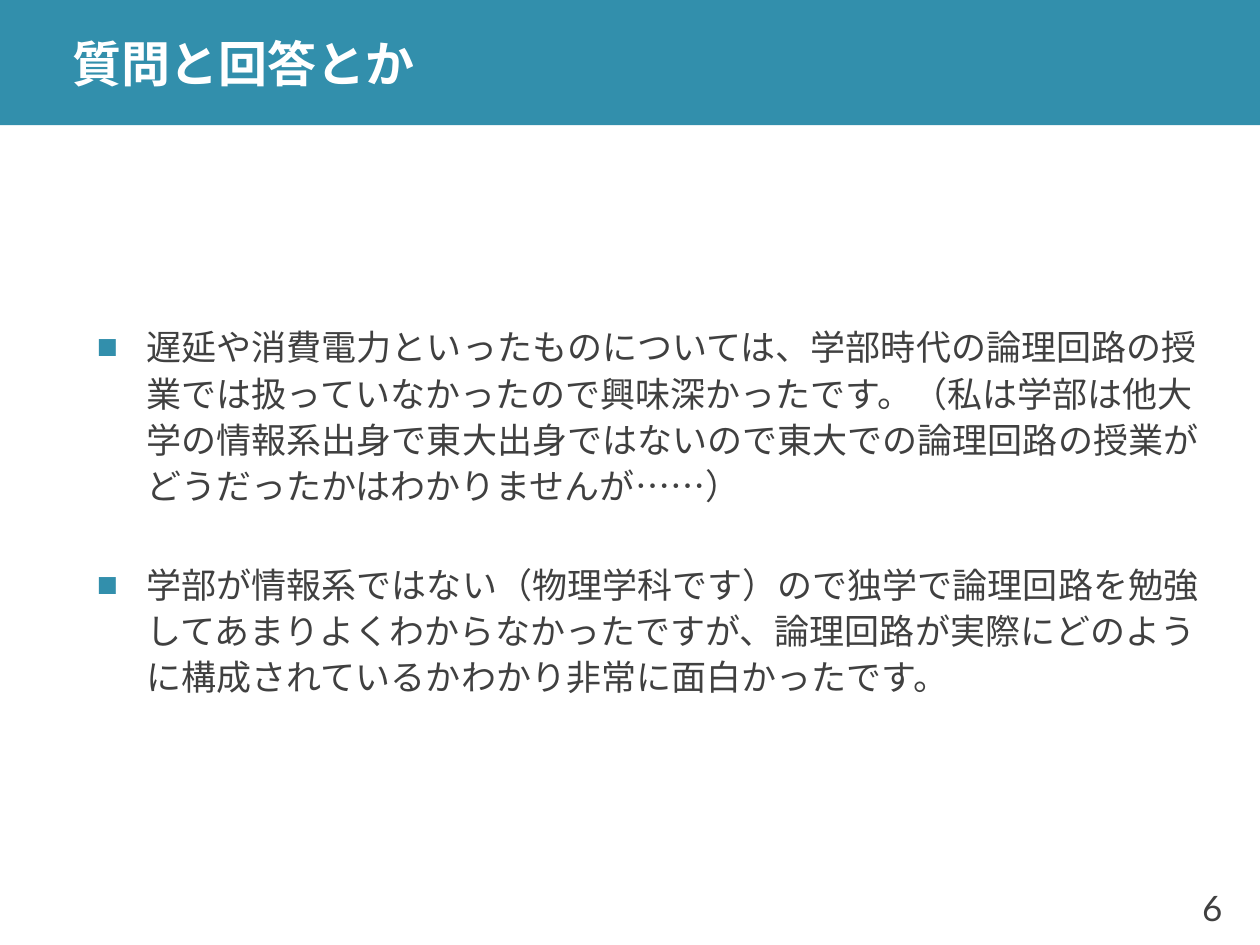
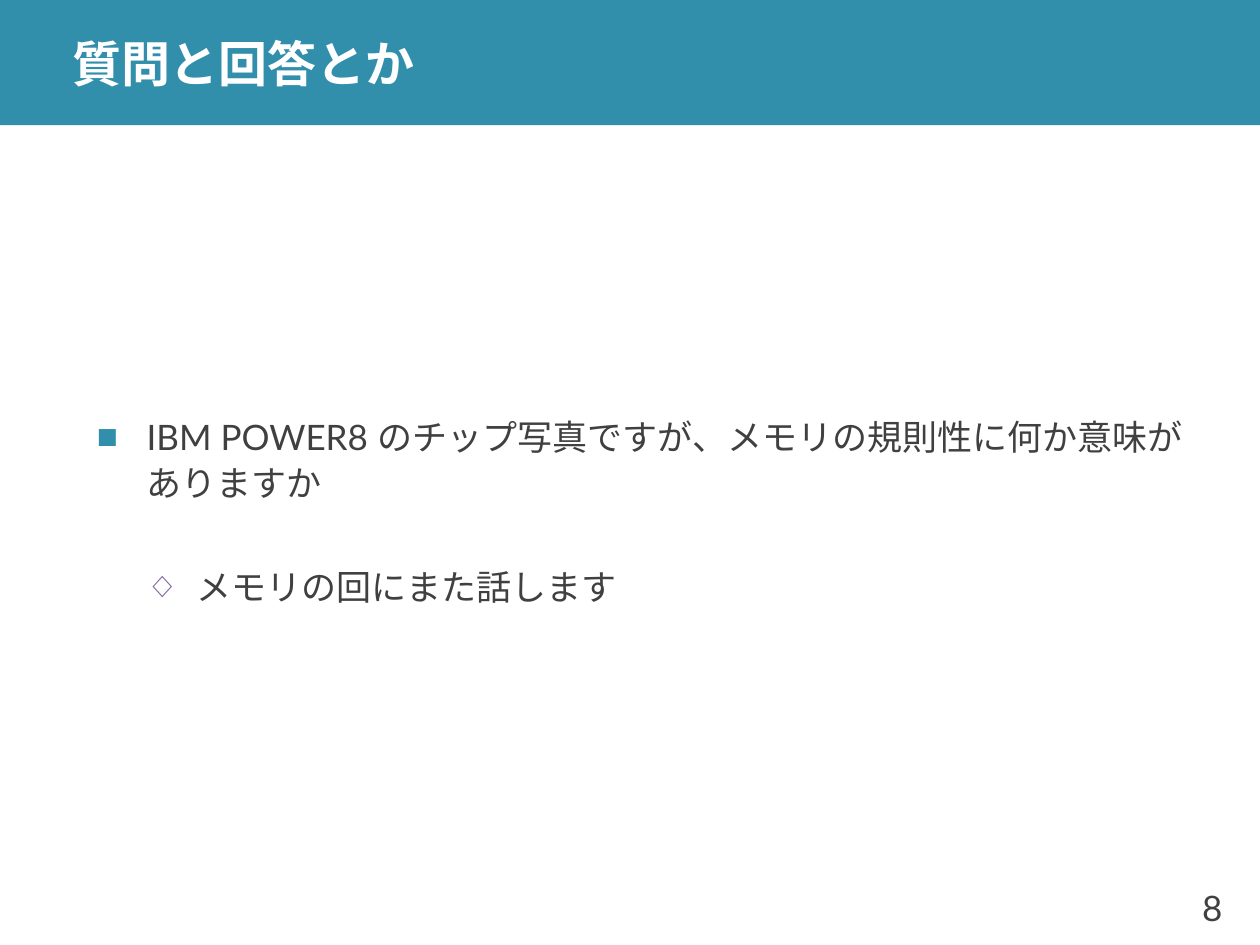
Before and after one commit to shioyadan/advanced-computer-organization, a slide deck: slide 8 of aco-shioya-03.pptx (slide 6 before the commit). Drawn at 1260x945 pixels with LibreOffice and Linux fonts; fonts in the diff are those of the drawing. Boxes give left, top, right and bottom in pixels: in the first picture for what was removed or moved away, otherwise in the second. Text is boxed around its words. In the diff, an @@ line names an element or a change of style, - is before the commit and + after.

```diff
--- a/aco-shioya-03.pptx
+++ b/aco-shioya-03.pptx
@@ text at (147, 420, 1183, 603): text changed @@
-■ 遅延や消費電力といったものについては、学部時代の論理回路の授業では扱っていなかったので興味深かったです。（私は学部は他大学の情報系出身で東大出身ではないので東大での論理回路の授業がどうだったかはわかりませんが……）
-■ 学部が情報系ではない（物理学科です）ので独学で論理回路を勉強してあまりよくわからなかったですが、論理回路が実際にどのように構成されているかわかり非常に面白かったです。
+■ IBM POWER8 のチップ写真ですが、メモリの規則性に何か意味がありますか
+  ◇ メモリの回にまた話します
@@ page number at (1202, 895, 1222, 922): text changed @@
-6
+8
```
Also in this commit, not shown: 14 other slides changed, 22 slides added, 1 slide removed, 1 other file.
